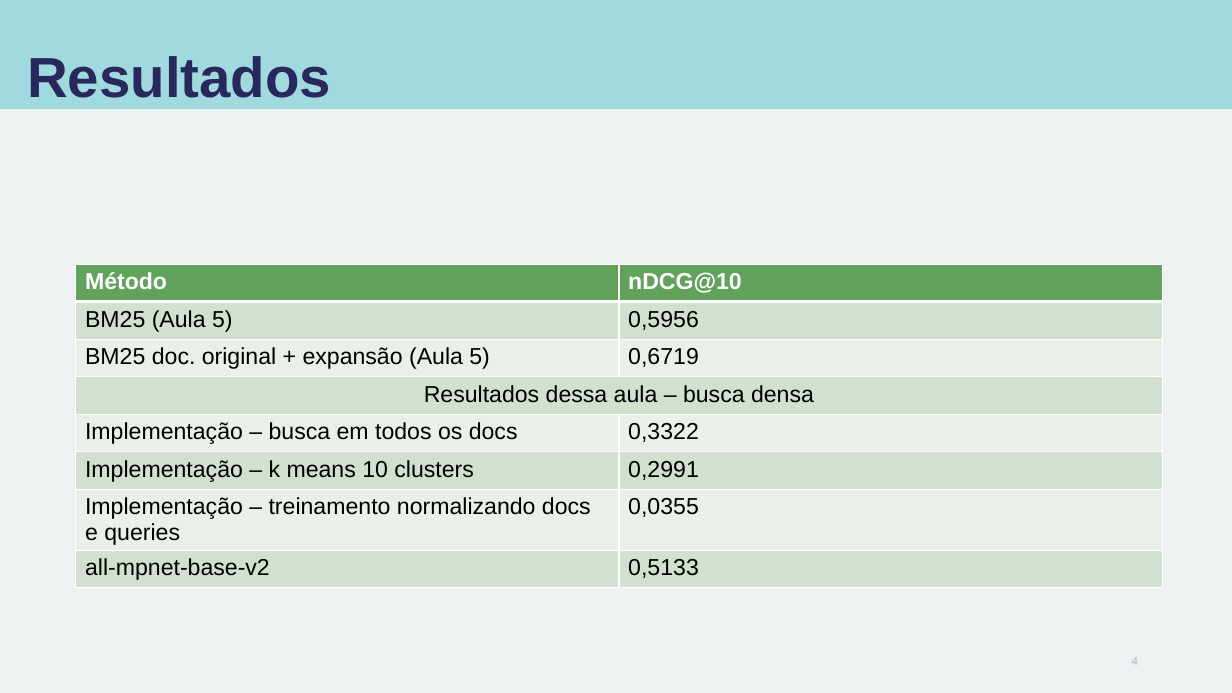
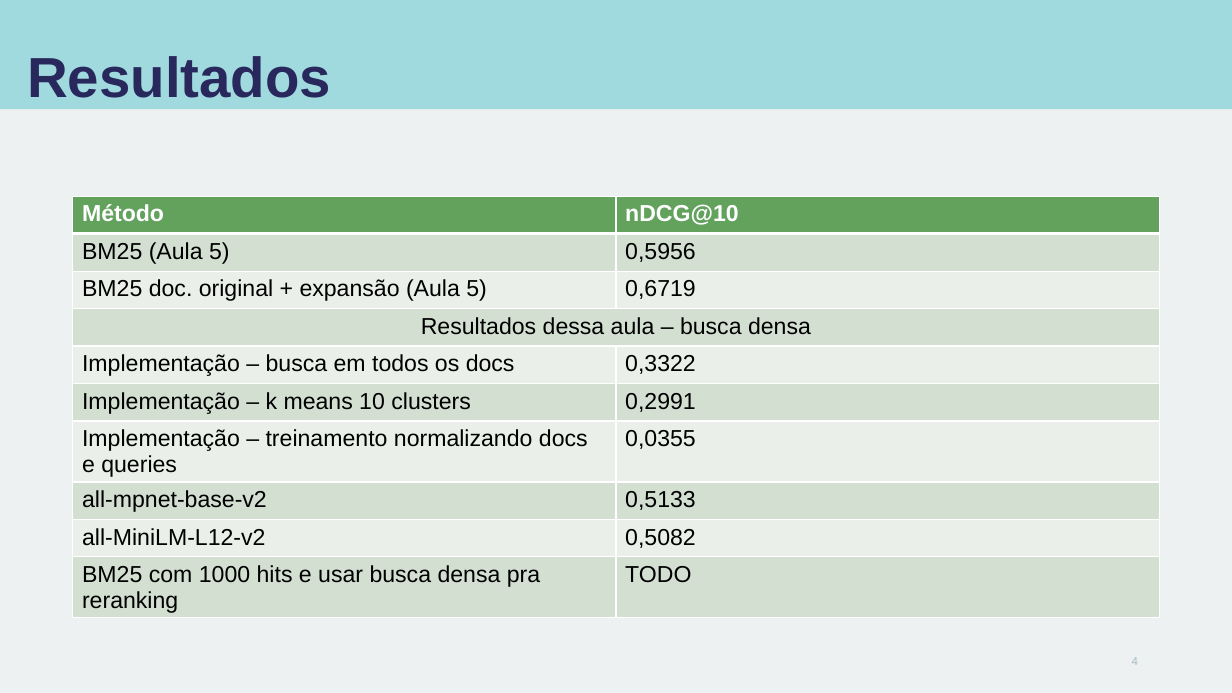
Before and after one commit to carisio/IA368-DD_deep_learning_busca, a slide deck: slide 4 of 6 - busca densa/notebook/apresentacao_notebook_dense_retriever.pptx. Drawn at 1232x693 pixels with LibreOffice and Linux fonts; fonts in the diff are those of the drawing. Boxes give left, top, right and bottom in pixels: in the first picture for what was removed or moved away, otherwise in the second. Text is boxed around its words. In the diff, an @@ line names an element or a change of style, - is before the commit and + after.

```diff
--- a/6 - busca densa/notebook/apresentacao_notebook_dense_retriever.pptx
+++ b/6 - busca densa/notebook/apresentacao_notebook_dense_retriever.pptx
@@ table at (x1=73, y1=196, x2=1160, y2=617) @@
+row 9: all-MiniLM-L12-v2 | 0,5082
+row 10: BM25 com 1000 hits e usar busca densa pra reranking | TODO
@@ table resized from (x1=76, y1=264, x2=1163, y2=592) to (x1=73, y1=196, x2=1160, y2=617) @@
```
Also in this commit, not shown: 2 other files.
